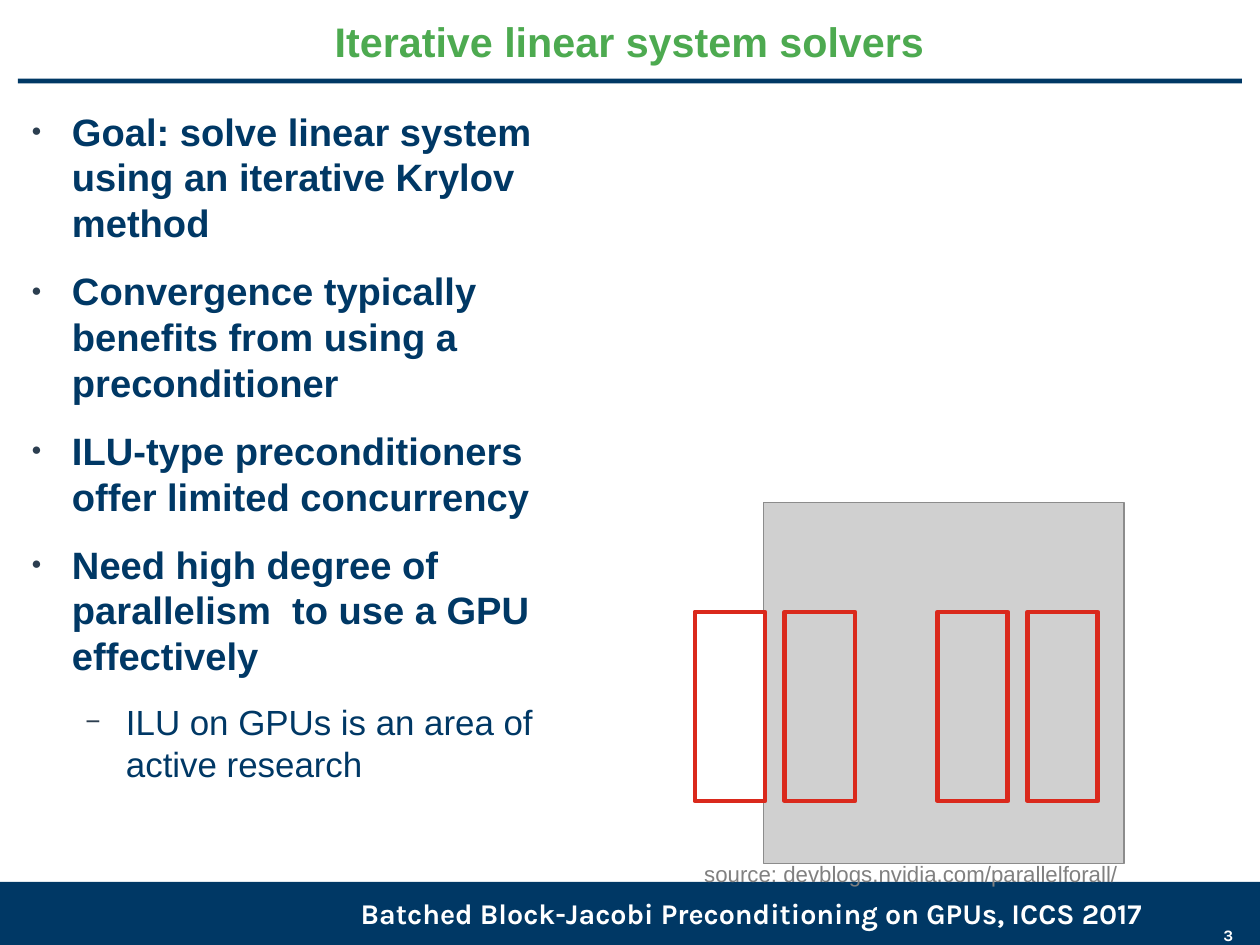
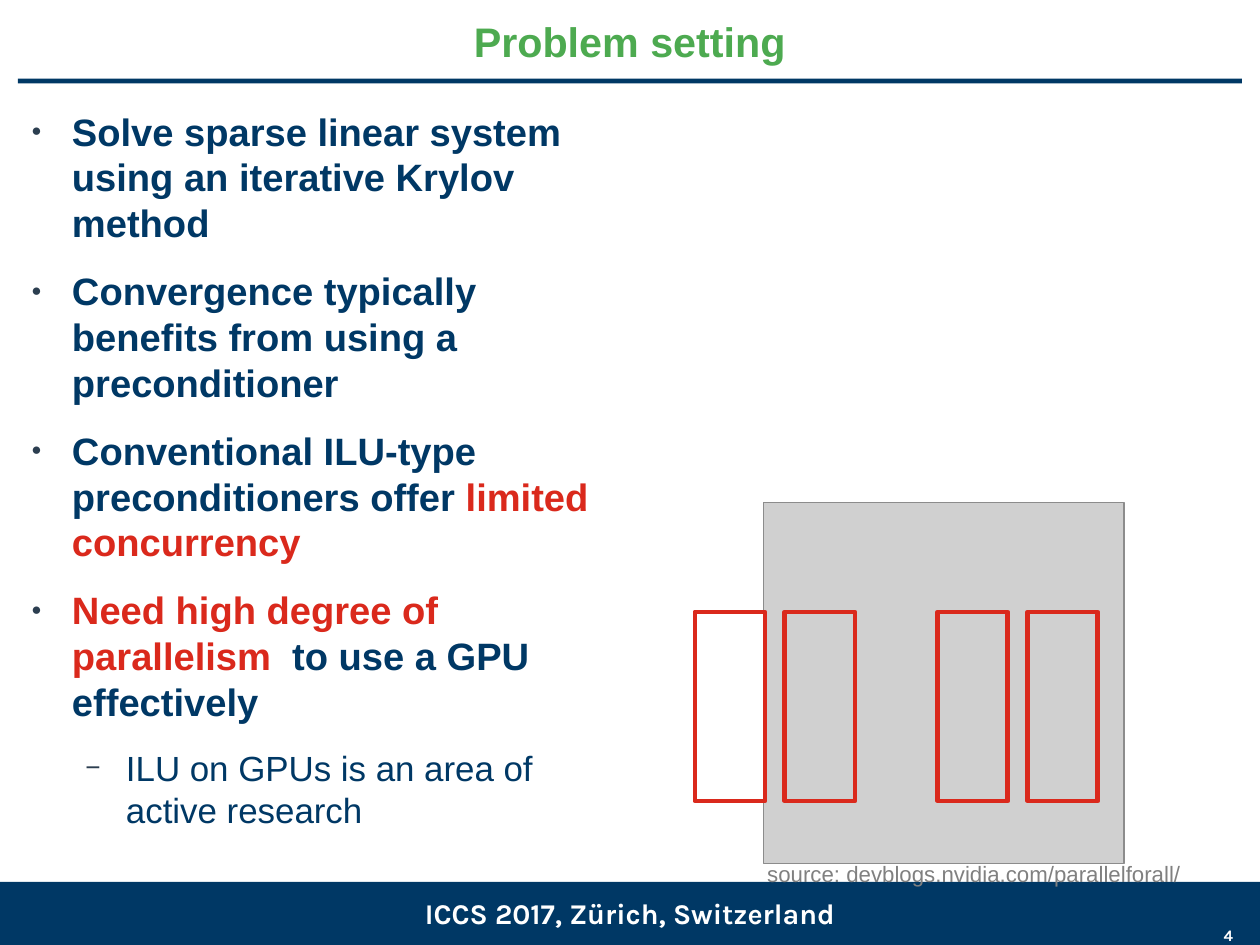
Before and after one commit to gflegar/talks, a slide deck: slide 4 of iccs_2017/slides.odp (slide 3 before the commit). Drawn at 1260x945 pixels with LibreOffice and Linux fonts; fonts in the diff are those of the drawing; grey boxes stand for pictures; background and template pictures are left out. Boxes give left, top, right and bottom in pixels: in the first picture for what was removed or moved away, otherwise in the second. Text is boxed around its words. In the diff, an @@ line names an element or a change of style, - is before the commit and + after.

```diff
--- a/iccs_2017/slides.odp
+++ b/iccs_2017/slides.odp
@@ title at bbox=[474, 27, 785, 65]: text changed @@
-Iterative linear system solvers
+Problem setting
@@ text at bbox=[72, 118, 561, 238]: text changed @@
-● Goal: solve linear system using an iterative Krylov method
+● Solve sparse linear system using an iterative Krylov method
@@ text at bbox=[72, 437, 589, 564]: text changed @@
-● ILU-type preconditioners offer limited concurrency
+● Conventional ILU-type preconditioners offer limited concurrency
@@ text at bbox=[72, 596, 530, 724]: text colour #003865 to #DA291C in "Need high degree of parallelism" @@
@@ text "source: devblogs.nvidia.com/parallelforall/": place and size @@
-text "source: devblogs.nvidia.com/parallelforall/" at bbox=[704, 865, 1117, 888]
+text "source: devblogs.nvidia.com/parallelforall/" at bbox=[767, 865, 1180, 888]
@@ text at bbox=[425, 903, 835, 928]: text changed @@
-Batched Block-Jacobi Preconditioning on GPUs, ICCS 2017
+ICCS 2017, Zürich, Switzerland
@@ page number at bbox=[1224, 930, 1233, 941]: text changed @@
-3
+4
```
Also in this commit, not shown: 13 other slides changed, 5 slides added, 2 slides removed.
